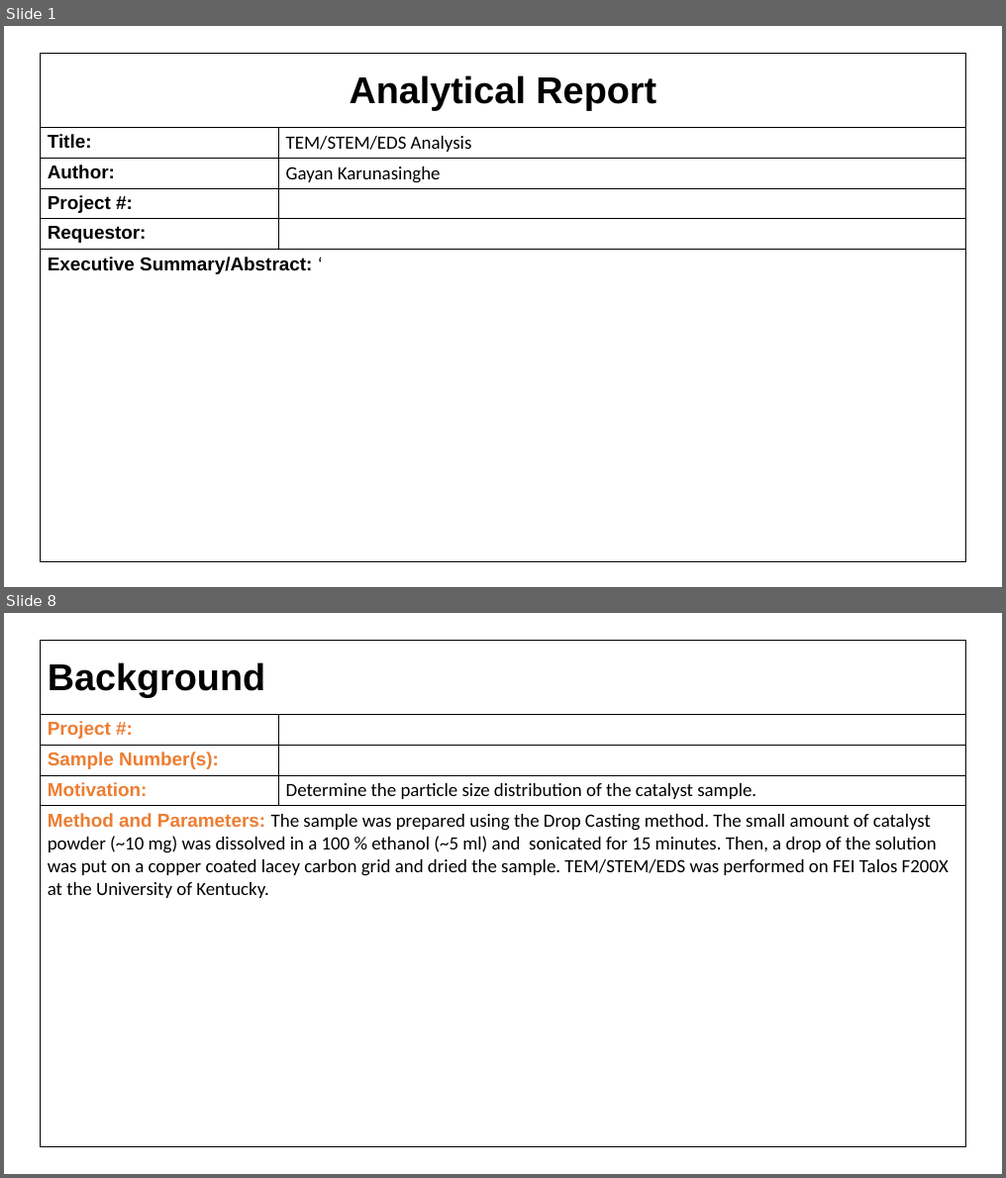
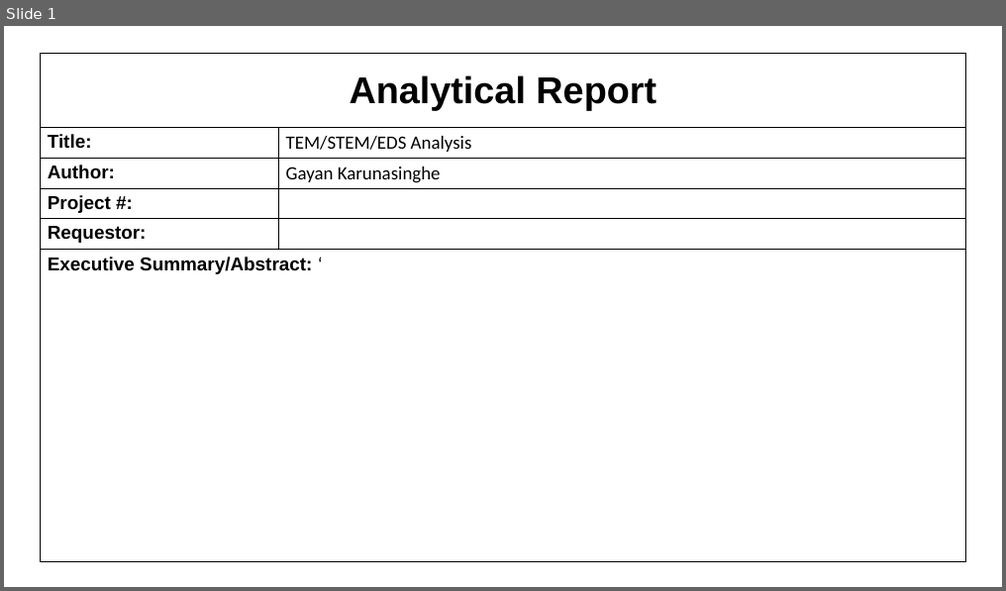
Before and after one commit to cvrl10/mini_project, a slide deck: 100040000/_100040000.pptx. Shown one above the other, each under a label of ours: slides 1 and 8 before the commit, slide 1 after it; the slides between them are not shown. The pictures are 1006x1178 and 1006x591 pixels, drawn with LibreOffice and Linux fonts; fonts in the diff are those of the drawing. Boxes give left, top, right and bottom in pixels: in the first picture for what was removed or moved away, otherwise in the second. Text is boxed around its words. In the diff, an @@ line names an element or a change of style, - is before the commit and + after.

```diff
--- a/100040000/_100040000.pptx
+++ b/100040000/_100040000.pptx
@@ slide 8 removed at (x1=4, y1=613, x2=1002, y2=1174), background #FFFFFF @@
@@ table removed at (x1=40, y1=640, x2=966, y2=1146), 5 rows, 2 columns @@
-Background | 
-Project #: | 
-Sample Number(s): | 
-Motivation: | Determine the particle size distribution of the catalyst sample.
-Method and Parameters: The sample was prepared using the Drop Casting method. The small amount of catalyst powder (~10 mg) was dissolved in a 100 % ethanol (~5 ml) and sonicated for 15 minutes. Then, a drop of the solution was put on a copper coated lacey carbon grid and dried the sample. TEM/STEM/EDS was performed on FEI Talos F200X at the University of Kentucky. | 
```
Also in this commit, not shown: 4 slides changed, 1 slide added, 5 other slides removed, 11 other files.
